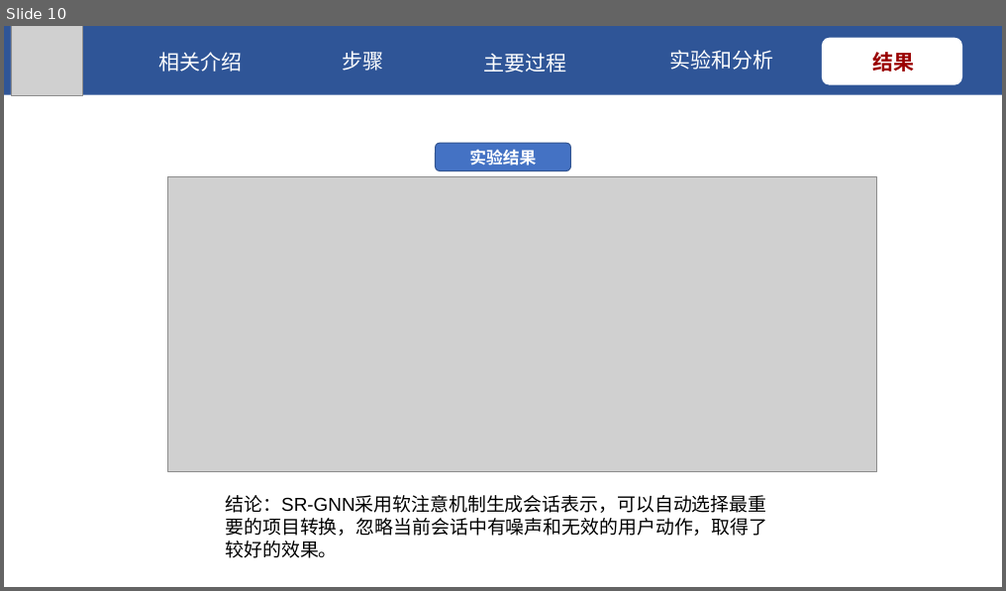
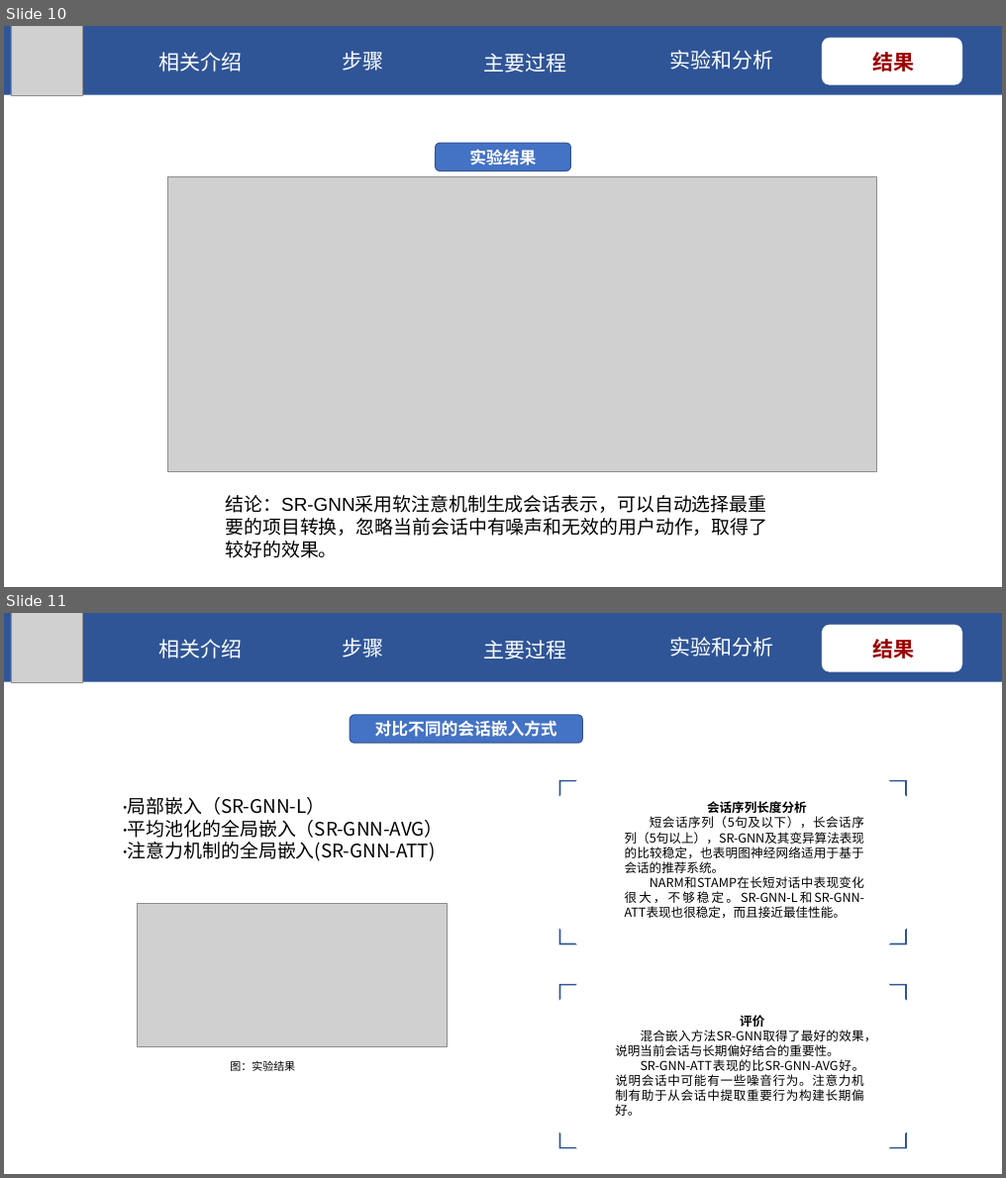
Before and after one commit to HEU-CS/new-database-S320067030-hushuangyang, a slide deck: S320067030 胡双阳 SR-GNN.pptx. Shown one above the other, each under a label of ours: slide 10 before the commit, slides 10 and 11 after it. The pictures are 1006x591 and 1006x1178 pixels, drawn with LibreOffice and Linux fonts; fonts in the diff are those of the drawing; grey boxes stand for pictures; background and template pictures are left out. Boxes give left, top, right and bottom in pixels: in the first picture for what was removed or moved away, otherwise in the second. Text is boxed around its words. In the diff, an @@ line names an element or a change of style, - is before the commit and + after.

```diff
--- a/S320067030 胡双阳 SR-GNN.pptx
+++ b/S320067030 胡双阳 SR-GNN.pptx
@@ slide 11 added at (4, 613, 1002, 1174), background #FFFFFF @@
@@ rectangle added at (4, 613, 1002, 682), fill #2F5597 @@
@@ picture added at (11, 613, 82, 682) @@
@@ text added at (159, 639, 243, 659), 20 pt, text #FFFFFF @@
+相关介绍
@@ text added at (343, 638, 384, 658), 20 pt, text #FFFFFF @@
+步骤
@@ text added at (484, 640, 567, 660), 20 pt, text #FFFFFF @@
+主要过程
@@ text added at (670, 637, 774, 657), 20 pt, text #FFFFFF @@
+实验和分析
@@ rounded rectangle added at (822, 624, 962, 672), fill #FFFFFF @@
@@ text added at (872, 639, 914, 659), 20 pt, text #9A0000, bold @@
+结果
@@ rounded rectangle added at (350, 715, 583, 744), fill #4472C4, outline #325491 1 pt, 16 pt, text #FFFFFF, bold @@
+对比不同的会话嵌入方式
@@ text added at (123, 797, 444, 861), 18 pt, text #000000 @@
+·局部嵌入（SR-GNN-L）
+·平均池化的全局嵌入（SR-GNN-AVG）
+·注意力机制的全局嵌入(SR-GNN-ATT)
@@ text added at (625, 801, 864, 918), 12 pt, text #000000 @@
+会话序列长度分析
+短会话序列（5句及以下），长会话序列（5句以上），SR-GNN及其变异算法表现的比较稳定，也表明图神经网络适用于基于会话的推荐系统。
+NARM和STAMP在长短对话中表现变化很大，不够稳定。SR-GNN-L和SR-GNN-ATT表现也很稳定，而且接近最佳性能。
@@ picture added at (138, 903, 448, 1048) @@
@@ group added at (559, 780, 907, 946): 4 half frames @@
@@ text added at (615, 1015, 877, 1116), 12 pt, text #000000 @@
+评价
+混合嵌入方法SR-GNN取得了最好的效果，说明当前会话与长期偏好结合的重要性。
+SR-GNN-ATT表现的比SR-GNN-AVG好。说明会话中可能有一些噪音行为。注意力机制有助于从会话中提取重要行为构建长期偏好。
@@ text added at (230, 1060, 295, 1071), 10.5 pt, text #000000 @@
+图：实验结果
@@ group added at (559, 984, 907, 1149): 4 half frames @@
```
Also in this commit, not shown: 2 slides changed.
